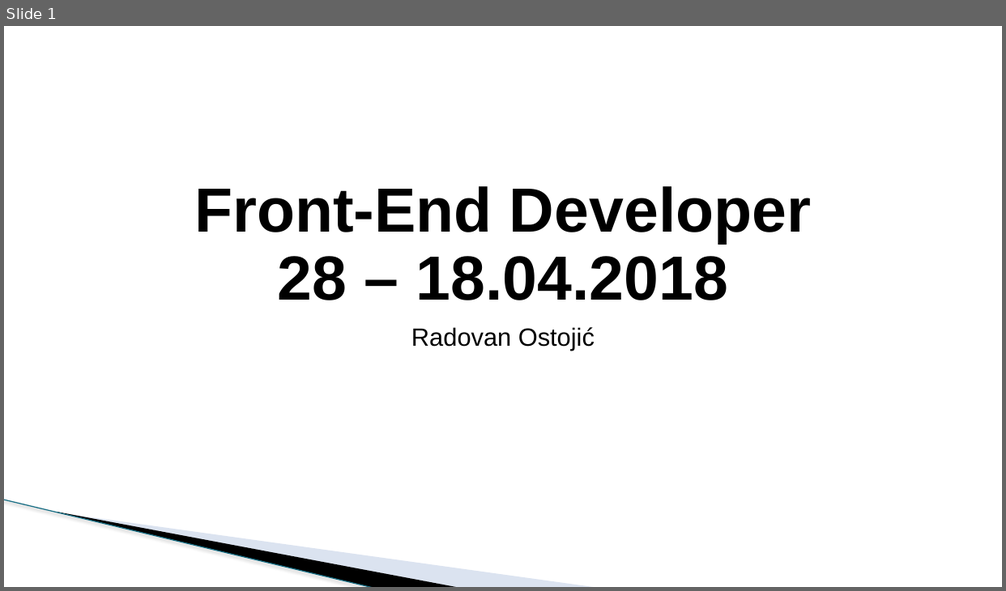
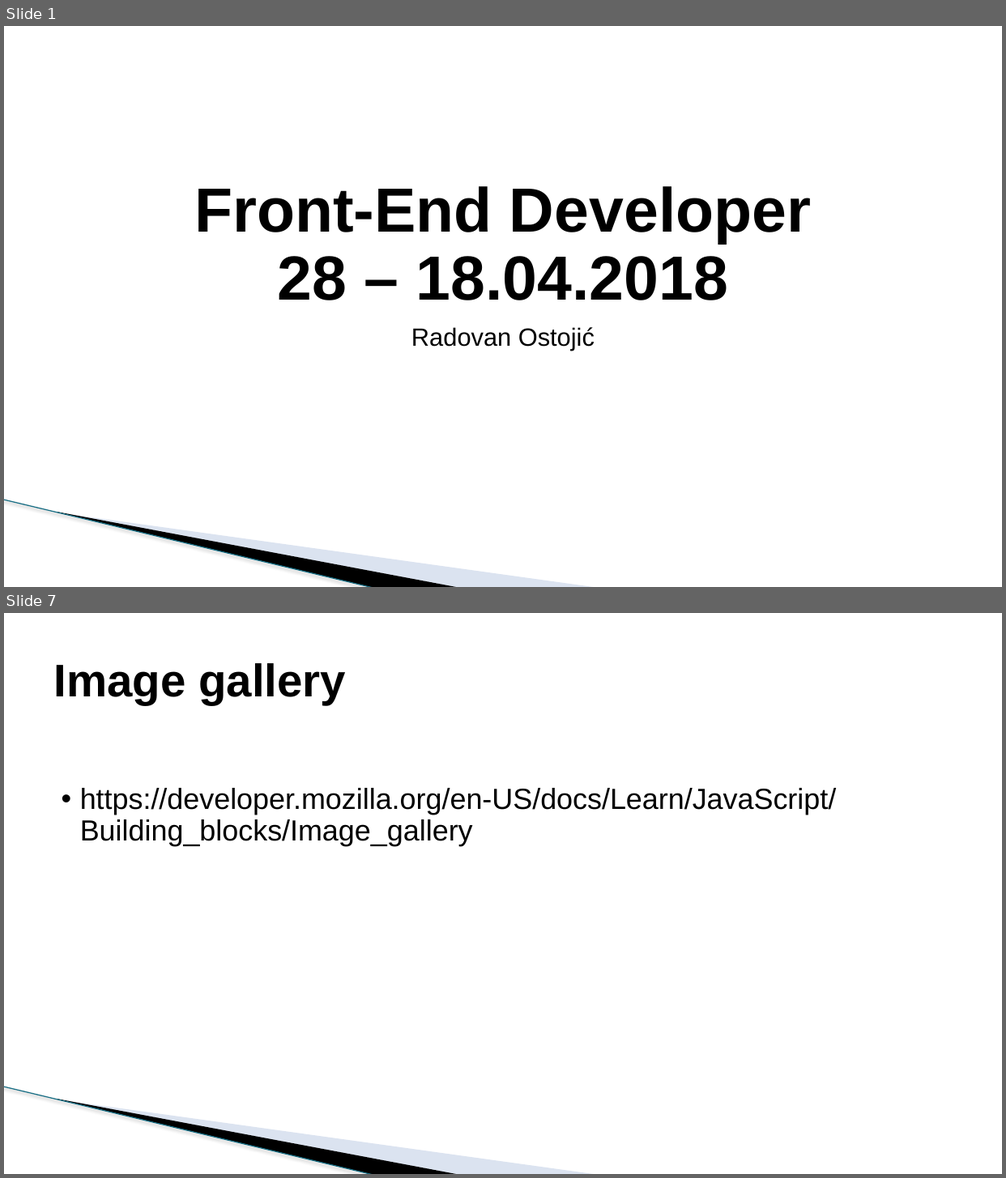
Before and after one commit to todalexcode/kurs-front-end, a slide deck: sesija-28/PPT/Front-End Developer-28.pptx. Shown one above the other, each under a label of ours: slide 1 before the commit, slides 1 and 7 after it; the slides between them are not shown. The pictures are 1006x591 and 1006x1178 pixels, drawn with LibreOffice and Linux fonts; fonts in the diff are those of the drawing; background and template pictures are left out. Boxes give left, top, right and bottom in pixels: in the first picture for what was removed or moved away, otherwise in the second. Text is boxed around its words. In the diff, an @@ line names an element or a change of style, - is before the commit and + after.

```diff
--- a/sesija-28/PPT/Front-End Developer-28.pptx
+++ b/sesija-28/PPT/Front-End Developer-28.pptx
@@ slide 7 added at (4,613,1002,1174), background #FFFFFF; not listed: 3 template elements that a slide beside it also shows @@
@@ title added at (54,663,346,705), 44 pt, text #000000, bold @@
+Image gallery
@@ text added at (80,788,837,846), 28 pt, text #000000 @@
+• https://developer.mozilla.org/en-US/docs/Learn/JavaScript/Building_blocks/Image_gallery
```
Also in this commit, not shown: 2 slides changed, 3 other slides added, 1 slide removed, 16 other files.
